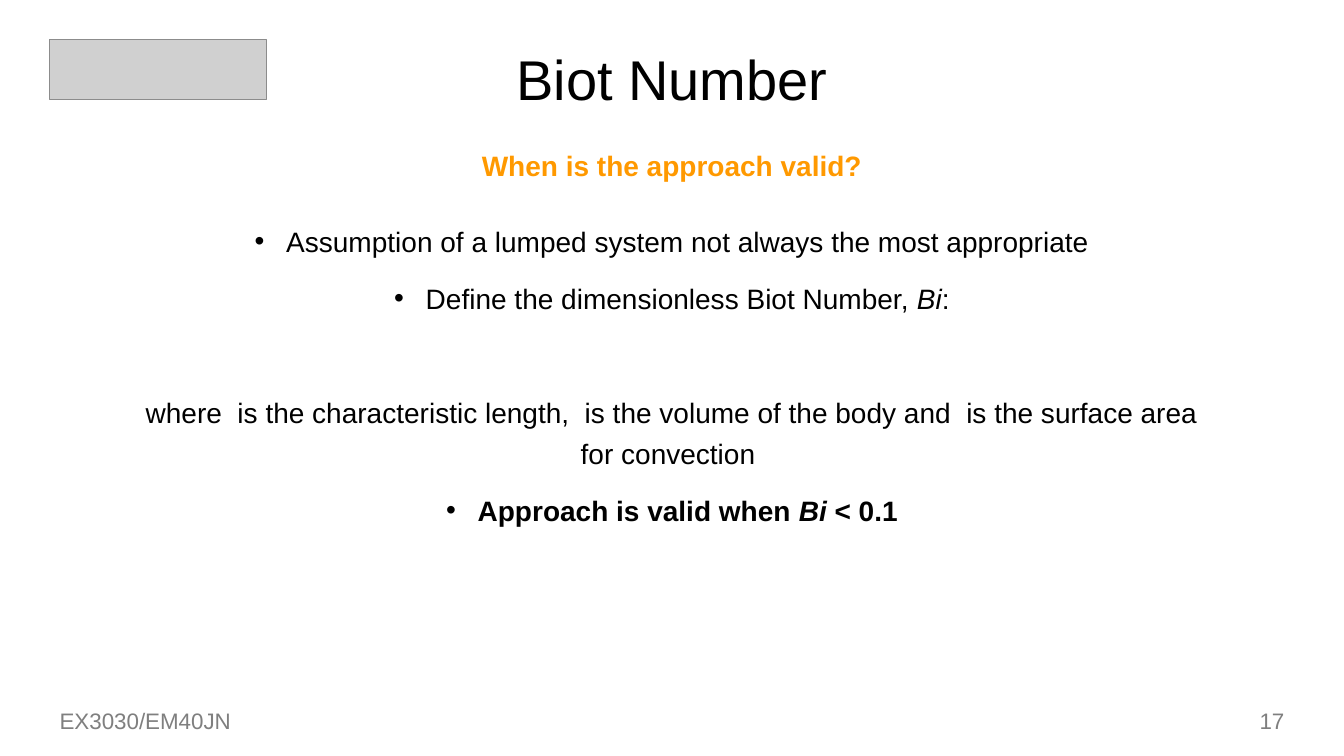
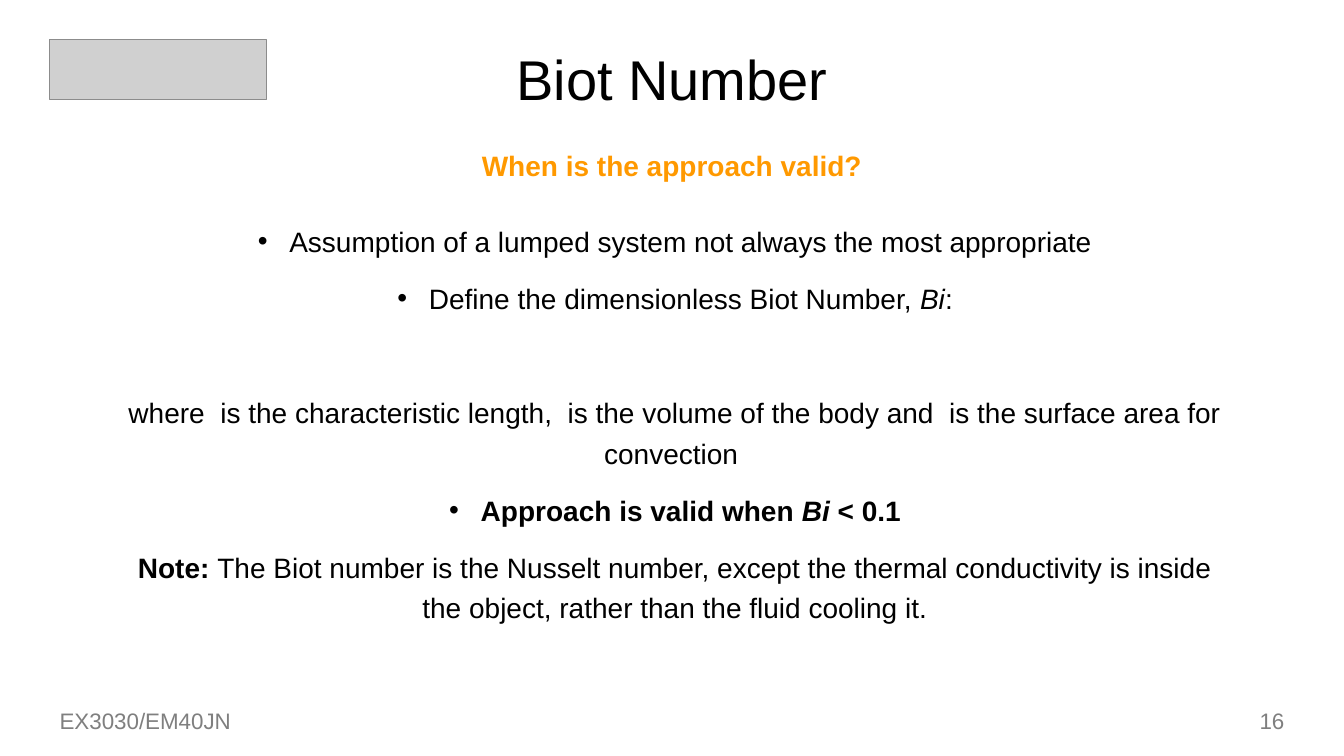
Before and after one commit to toastedcrumpets/HMMT, a slide deck: slide 16 of oldnotes/Week7-01.pptx (slide 17 before the commit). Drawn at 1344x756 pixels with LibreOffice and Linux fonts; fonts in the diff are those of the drawing; grey boxes stand for pictures. Boxes give left, top, right and bottom in pixels: in the first picture for what was removed or moved away, otherwise in the second. Text is boxed around its words. In the diff, an @@ line names an element or a change of style, - is before the commit and + after.

```diff
--- a/oldnotes/Week7-01.pptx
+++ b/oldnotes/Week7-01.pptx
@@ text at (x1=138, y1=557, x2=1211, y2=623): paragraph added @@
+Note: The Biot number is the Nusselt number, except the thermal conductivity is inside the object, rather than the fluid cooling it.
@@ page number at (x1=1260, y1=713, x2=1285, y2=729): text changed @@
-17
+16
```
Also in this commit, not shown: 1 other slide changed, 1 slide removed, 1 other file.
